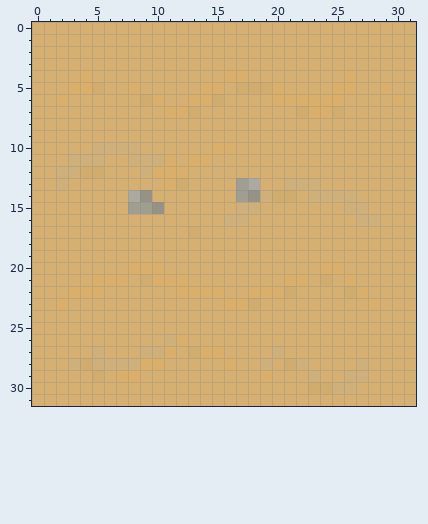
Two versions of one pixel-art sprite, src/main/resources/tiles/sandRock2.png. Above: the version before the commit.
The file is 32x32 pixels. Colours within 5 levels of each other are drawn and written as one.
Once edited:
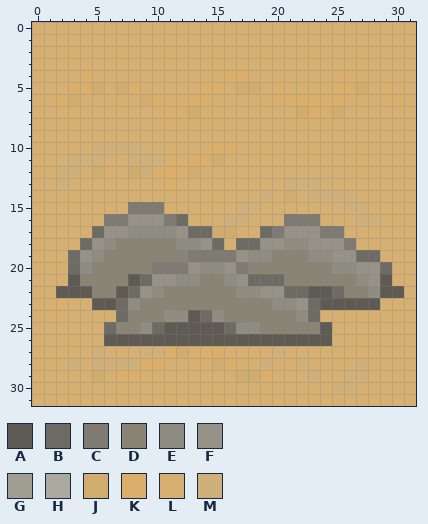
Palette (. is transparent): A #5f5b54  B #6e6b65  C #7f7b73  D #8a8475  E #8f8c81  F #979287  G #a09e91  H #acaaa0  J #d0ad6e  K #d9af6b  L #d6b072  M #cfaf7a
The edit:
y 5: x 7 L -> J; x 19 J -> L; x 27 L -> J
y 6: x 3 L -> J; x 15 J -> L
y 11: x 15 L -> J
y 12: x 4 J -> L; x 8 L -> J; x 13 L -> J
y 13: x 12 J -> L; x 17..18 GH -> LL
y 14: x 8..9 HF -> LL; x 17..18 GF -> LL; x 20 J -> L
y 15: x 8..10 GGF -> CCC
y 16: x 6..12 LLLLLLL -> CCFFFCB; x 21..23 LLL -> CCC
y 17: x 5..16 LLLLLLLLJLLL -> BFFEEEEFBBJJ; x 19..25 LLLLLLL -> BCFFFCC
y 18: x 4..15 LLLLLLLLLLLL -> BFEDDDDDEEFB; x 17..26 LLLLLLLLLL -> BBFFEEFFFC
y 19: x 3..28 LLLLLLLLLLLLLLLLLLLLLLLLLL -> BFEDDDDDDDCCCCFEEDDDEEFFBB
y 20: x 3..29 LLLLLKKKLLLLLLLLLLLLLKKLLLL -> BEDDDDDCCCFEEFCDDDDDDDEEFFB
y 21: x 3..29 LLKKKLJKKKLLLLLLLLKKLJLKLLL -> ADDDDABFFEEDDEFBBBDDDDDDEFA
y 22: x 2..30 LKKKLLLLLLKKKKLLKKKJLLLLJKLLL -> AAADDABFEDDDDDDEEFFBBAABDDEAA
y 23: x 5..28 LLLLLLLLLLLKKJLLLLLLLLLK -> AABEDDDDDDDDDDDEEFBAAAAA
y 24: x 7..23 LLLLLLLLLLLLLLLLL -> BDDDEEABEDDDDDDEB
y 25: x 6..24 LLLLLLLLLLLLLLLLLLL -> BDDEBAAAAABEEDDDDDA
y 26: x 6..24 LLLLLMKLLLLLLLLLLLL -> AAAAAAAAAAAAAAAAAAA
y 27: x 12..13 LJ -> JL
y 28: x 4 J -> L; x 15 L -> J; x 21 J -> L
y 29: x 17..18 LL -> JJ
y 30: x 23..24 JJ -> LL
Boxes around the changes in both pictures, in picture pixels (x1, y1, x2, y2):
changed: (56, 82, 404, 394)
